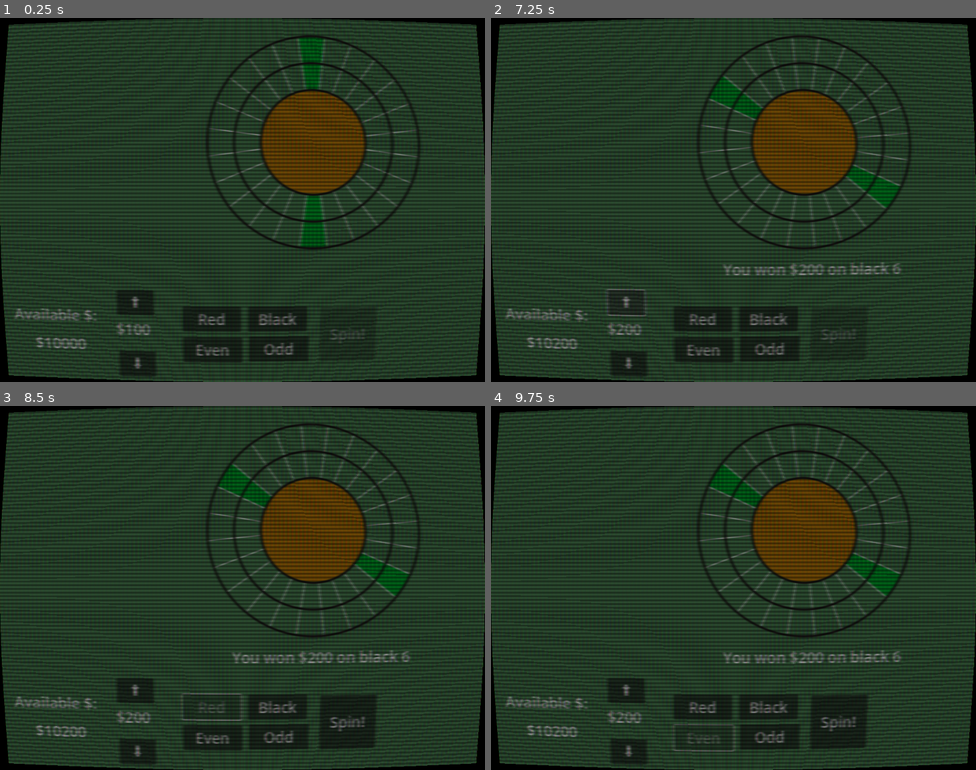
Above: before the commit, frames 1-4 (two rows, left to right).
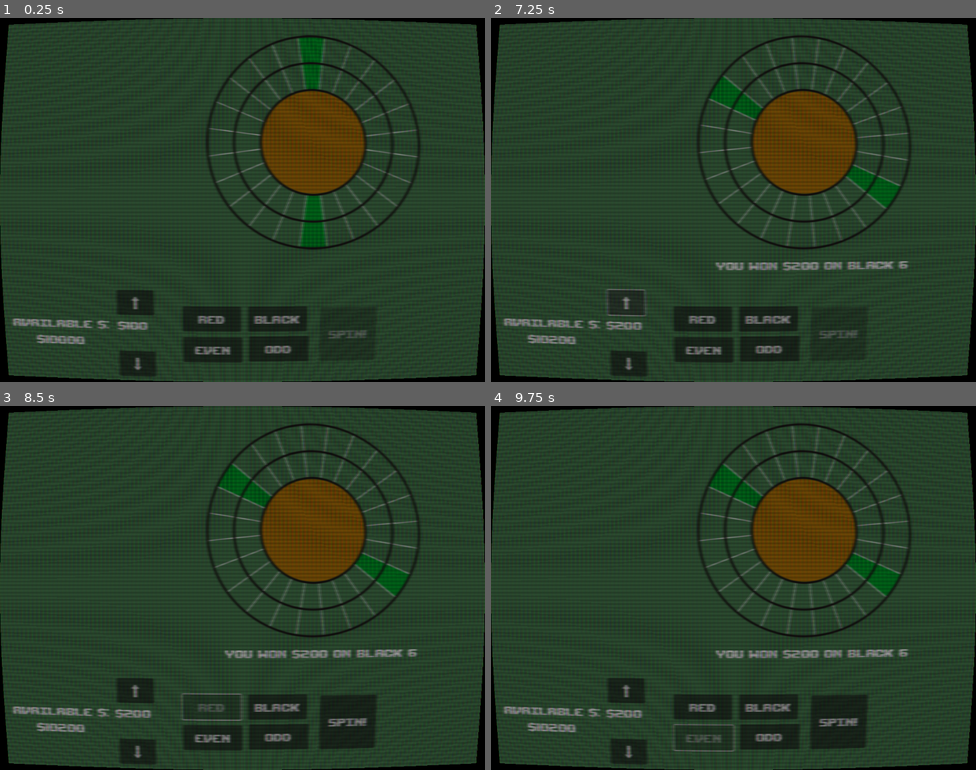
Above: after the commit, the same moments.

Repository: RossRKK/gmtk-game-jam-2025
Game: Godot game, scene res://scenes/roulette_scene.tscn
Same seed, same stepped clock (60 frames per second), same inputs: the game is played once before the commit and once after it.
Inputs:
- Up to frame 1 (0.25 s): no input
- Up to frame 2 (7.25 s): click "⬇" at 0.5 s; click "⬆" at 1.25 s; click "Black" at 2 s; click "Red" at 2.75 s; click "Odd" at 3.5 s; click "Even" at 4.25 s; click "Spin!" at 5 s; click "⬇" at 5.75 s; click "⬆" at 6.5 s
- Up to frame 3 (8.5 s): click "Black" at 7.25 s; click "Red" at 8 s
- Up to frame 4 (9.75 s): click "Odd" at 8.75 s; click "Even" at 9.5 s

The runs differ from the first frame. In frame 1, 2.0% of the frame differs, in the area x 2-86%, y 5-97%; in frame 2, 3.0%; in frame 3, 3.0%; in frame 4, 3.0%, in the area x 2-87%, y 9-97%.

Commit message:
Added pixel font

Diff:
--- a/scenes/post_processing_effects/crt_effect.tscn
+++ b/scenes/post_processing_effects/crt_effect.tscn
@@ -5,7 +5,7 @@
 [sub_resource type="ShaderMaterial" id="ShaderMaterial_2865m"]
 shader = ExtResource("1_n807c")
 shader_parameter/crt_curve = 0.02
-shader_parameter/crt_scan_line_color = 0.347
+shader_parameter/crt_scan_line_color = 0.156
 shader_parameter/scan_line_count = 192.0
 shader_parameter/aperture_grille_rate = 0.4
 shader_parameter/rf_switch_esque_blur = 1.0
--- a/scenes/roulette_scene.tscn
+++ b/scenes/roulette_scene.tscn
@@ -26,8 +26,8 @@
 
 [node name="MoneyLabel" type="RichTextLabel" parent="."]
 offset_left = 12.0
-offset_top = 609.0
-offset_right = 208.0
+offset_top = 635.0
+offset_right = 232.0
 offset_bottom = 666.0
 theme = ExtResource("5_4tu1h")
 text = "Available $:"
--- a/scenes/text_theme.tres
+++ b/scenes/text_theme.tres
@@ -1,4 +1,7 @@
-[gd_resource type="Theme" format=3 uid="uid://774qwrnpcvo5"]
+[gd_resource type="Theme" load_steps=2 format=3 uid="uid://774qwrnpcvo5"]
+
+[ext_resource type="FontFile" uid="uid://fprp213ouhb2" path="res://assets/upheavtt.ttf" id="1_8j8te"]
 
 [resource]
+default_font = ExtResource("1_8j8te")
 default_font_size = 32
Binary file added: assets/upheavtt.ttf
Not shown, added: assets/upheavtt.ttf.import
Not shown, added: .DS_Store
Not shown, added: assets/.DS_Store
